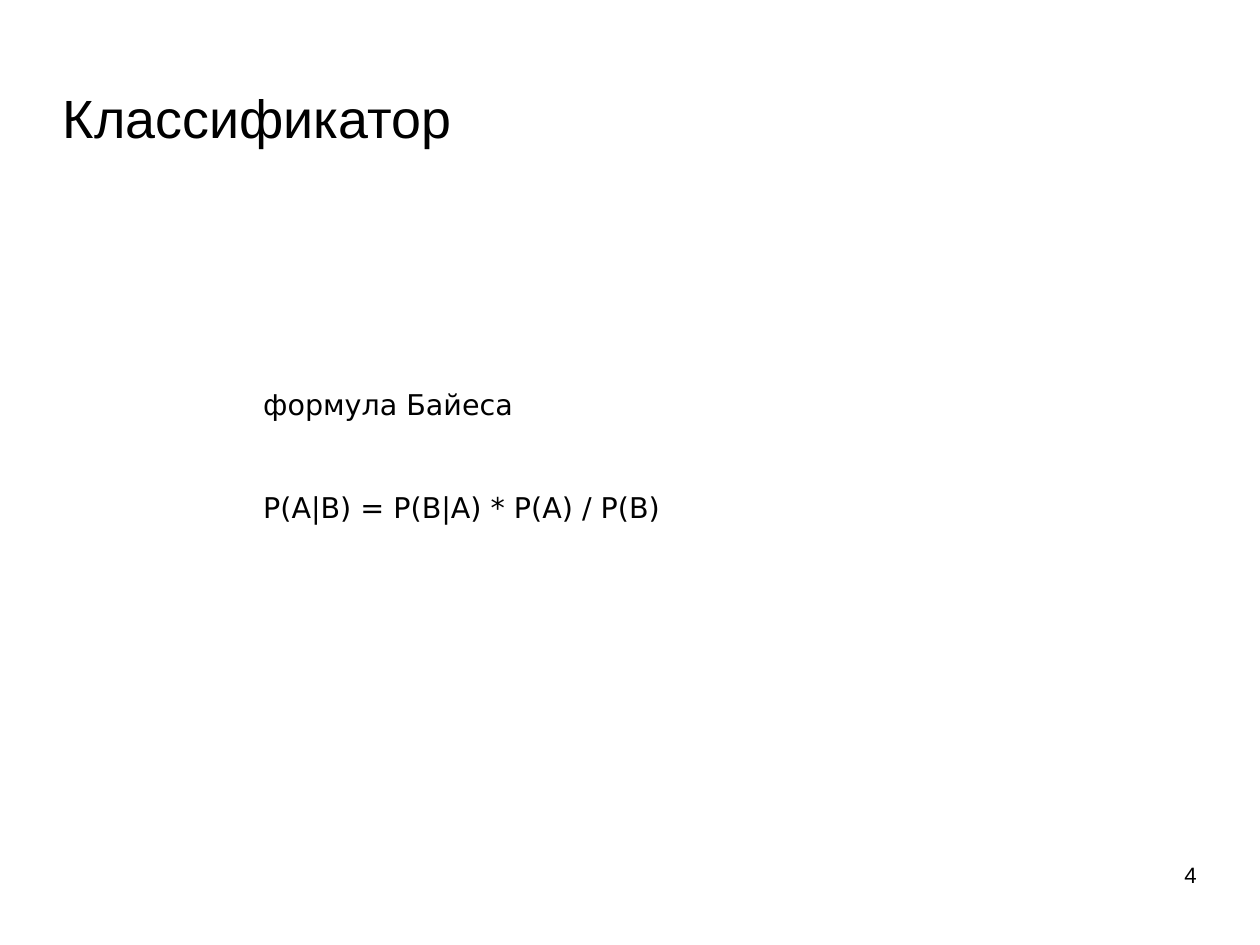
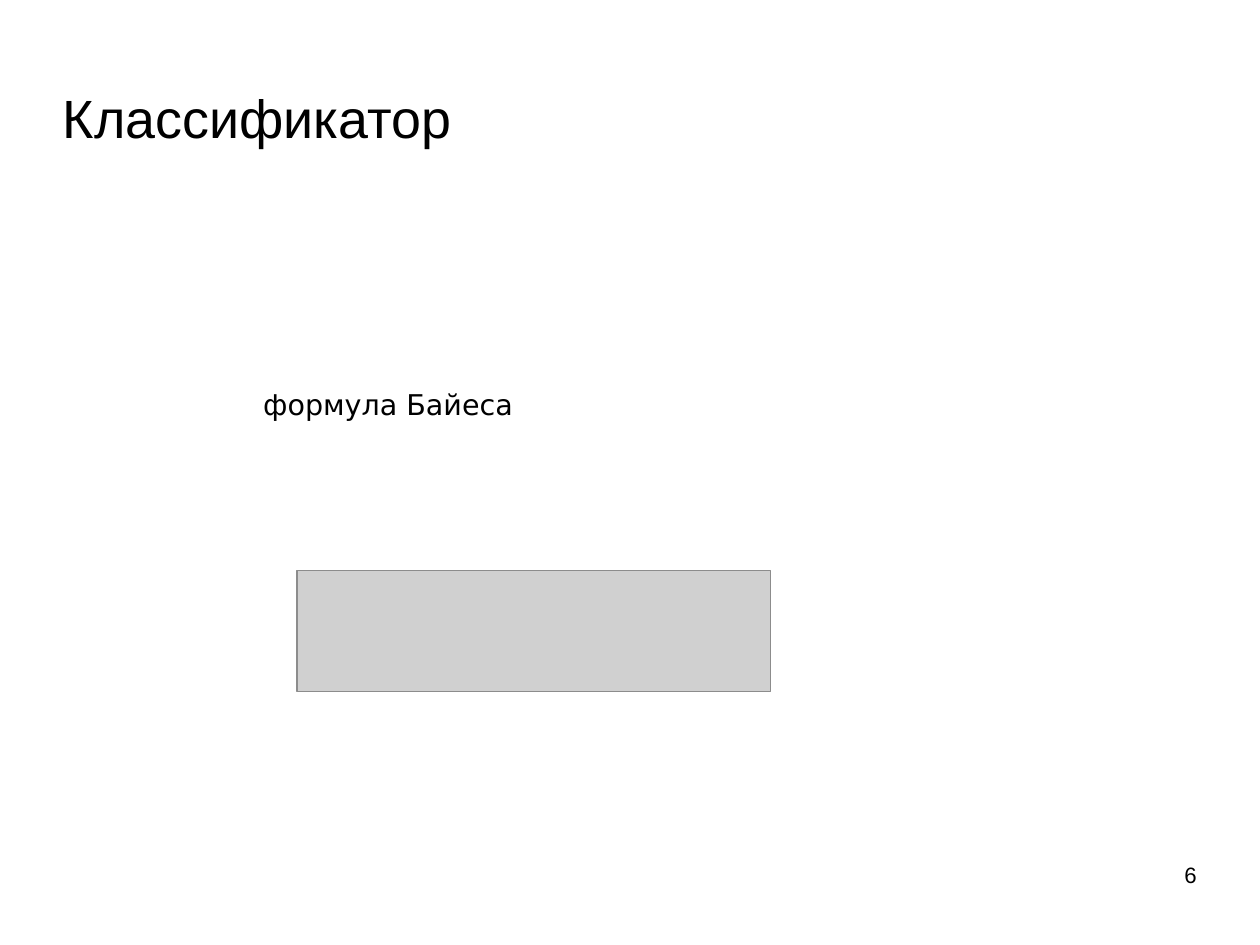
Before and after one commit to mechanoid5/ml_lectorium_legacy, a slide deck: slide 6 of 04-bayes.odp (slide 4 before the commit). Drawn at 1260x945 pixels with LibreOffice and Linux fonts; fonts in the diff are those of the drawing; grey boxes stand for pictures; background and template pictures are left out. Boxes give left, top, right and bottom in pixels: in the first picture for what was removed or moved away, otherwise in the second. Text is boxed around its words. In the diff, an @@ line names an element or a change of style, - is before the commit and + after.

```diff
--- a/04-bayes.odp
+++ b/04-bayes.odp
@@ text at (263,496,660,524): paragraph removed @@
-P(A|B) = P(B|A) * P(A) / P(B)
@@ picture added at (297,571,771,692) @@
@@ page number at (1184,867,1196,884): text changed @@
-4
+6
```
Also in this commit, not shown: 10 other slides changed, 10 slides added, 1 slide removed, 4 other files.
